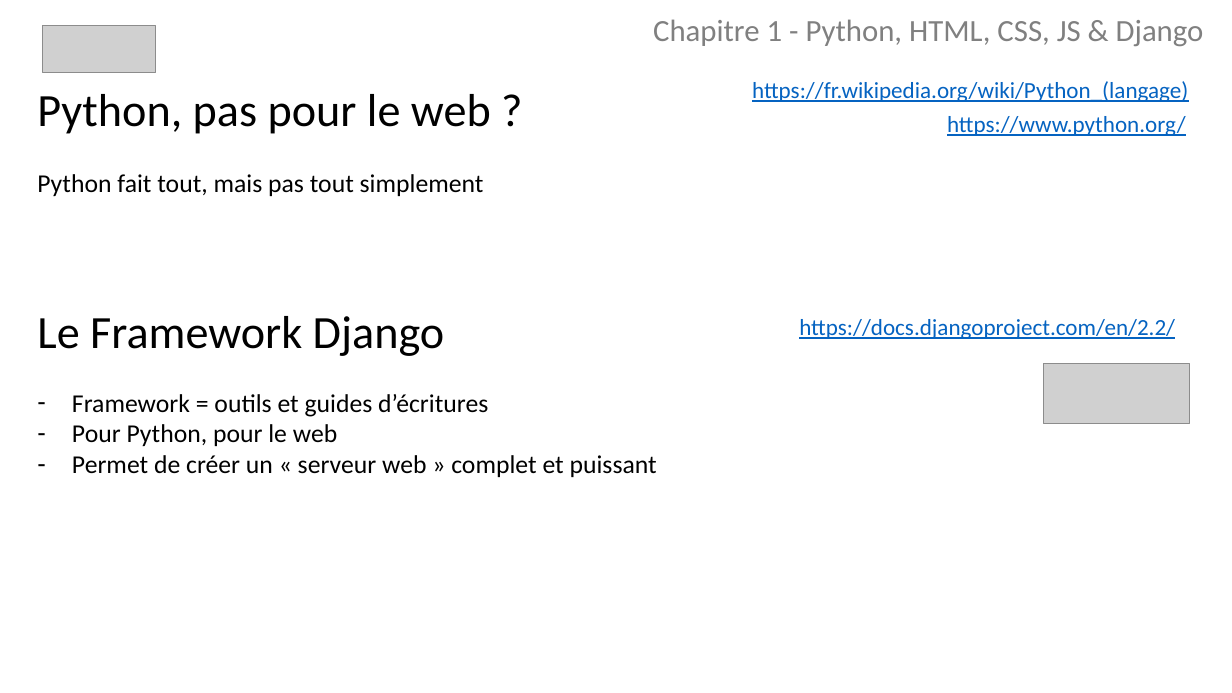
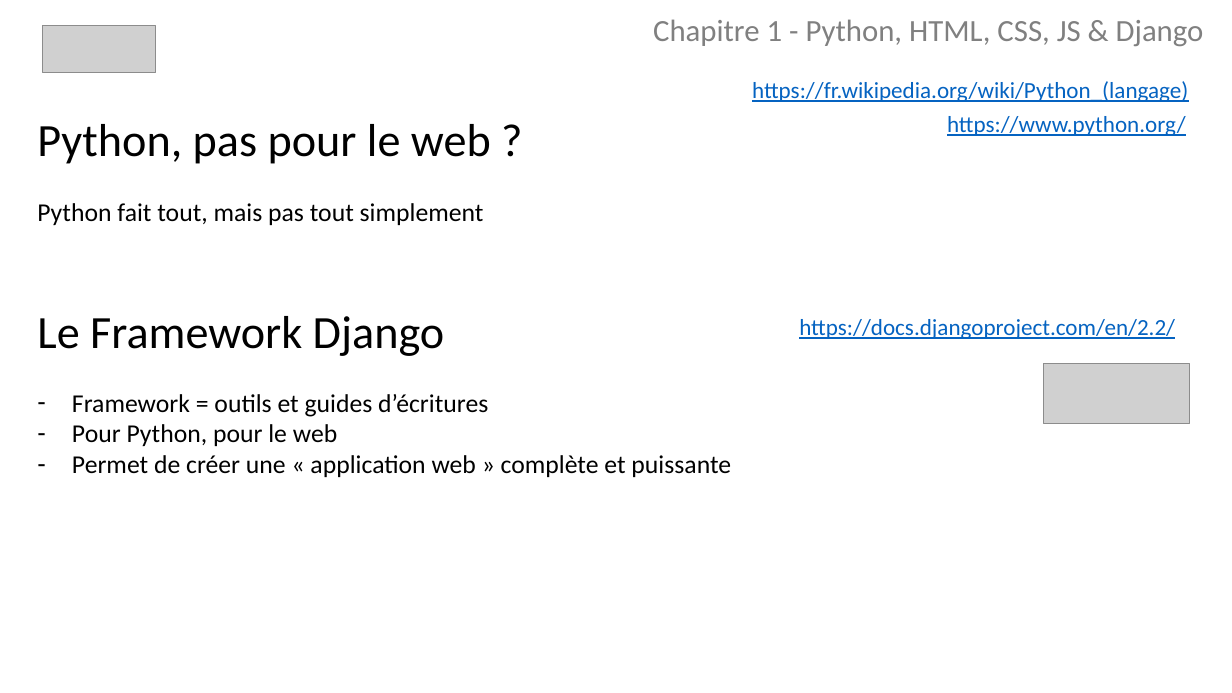
Before and after one commit to borgia-app/Borgia-docs, a slide deck: slide 9 of presentations/Python.pptx. Drawn at 1232x693 pixels with LibreOffice and Linux fonts; fonts in the diff are those of the drawing; grey boxes stand for pictures. Boxes give left, top, right and bottom in pixels: in the first picture for what was removed or moved away, otherwise in the second. Text is boxed around its words. In the diff, an @@ line names an element or a change of style, - is before the commit and + after.

```diff
--- a/presentations/Python.pptx
+++ b/presentations/Python.pptx
@@ text "Python, pas pour le web ..." moved from (x1=37, y1=94, x2=491, y2=134) to (x1=37, y1=124, x2=491, y2=164) @@
@@ text "Python fait tout, mais pas ..." moved from (x1=37, y1=174, x2=484, y2=196) to (x1=37, y1=203, x2=484, y2=225) @@
@@ text at (x1=72, y1=455, x2=731, y2=477): text changed @@
-– Permet de créer un « serveur web » complet et puissant
+– Permet de créer une « application web » complète et puissante
```
Also in this commit, not shown: 13 other slides changed, 10 slides added, 1 slide removed, 1 other file.
